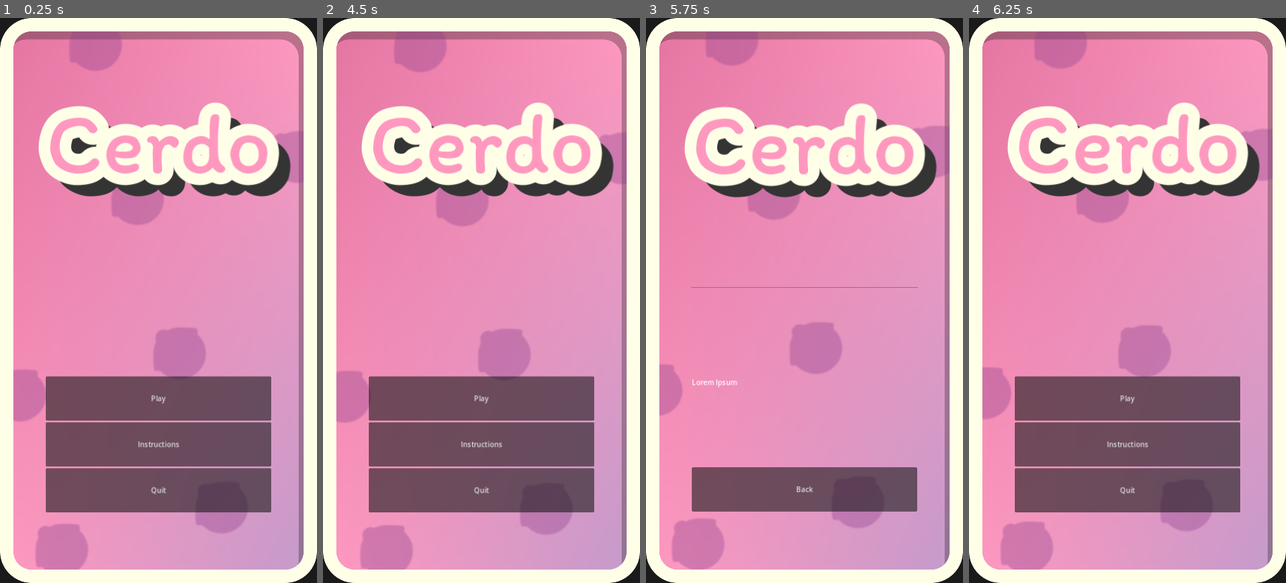
Above: before the commit, frames 1-4 (left to right).
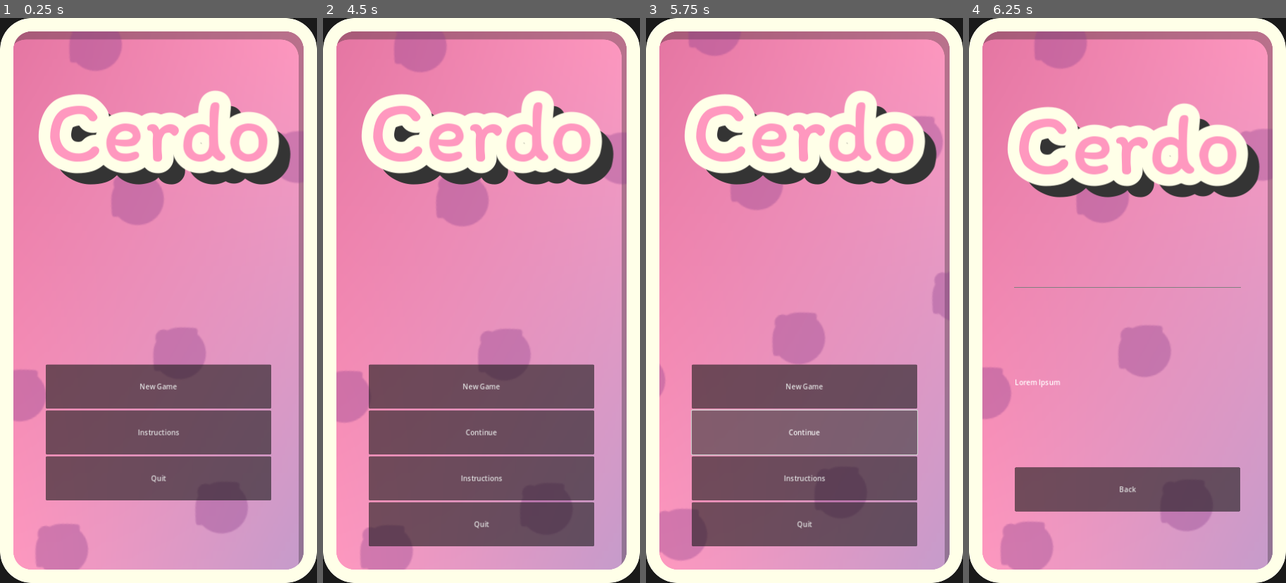
Above: after the commit, the same moments.

Repository: Ghigog/Cerdo
Game: Godot game, scene res://Scenes/app.tscn
Two runs of this game, one before a commit and one after it. Both use one fixed random seed, a clock stepped at 60 frames per second and the inputs below.
Inputs (mouse positions are in pixels of both pictures, inside the frame that each line leads up to):
- Up to frame 1 (0.25 s): no input
- Up to frame 2 (4.5 s): click "Play" (after the commit: "New Game") at 0.5 s; click "Return to Menu" at 1.25 s; click "Play" (after the commit: "New Game") at 2 s; click "Play" at 2.75 s; click "HOLD!" at 3.5 s; click "< Return To Menu" at 4.25 s
- Up to frame 3 (5.75 s): click (804, 430) at 5 s, where only the run after the commit has a clickable "Continue"
- Up to frame 4 (6.25 s): click (1127, 486) at 5.75 s, where only the run before the commit has a clickable "Back"

The runs differ from the first frame. In frame 1, 13% of the frame differs, in the area x 12-92%, y 12-88%; in frame 2, 16%; in frame 3, 30%, in the area x 4-95%, y 3-98%; in frame 4, 13%.

Commit message:
WIP continue button

Diff:
--- a/Scenes/app.tscn
+++ b/Scenes/app.tscn
@@ -30,9 +30,9 @@
 
 [node name="VBoxContainer" type="VBoxContainer" parent="CanvasLayer"]
 offset_left = 104.0
-offset_top = 162.0
+offset_top = 135.0
 offset_right = 616.0
-offset_bottom = 1118.0
+offset_bottom = 1195.0
 
 [node name="Title" type="Label" parent="CanvasLayer/VBoxContainer"]
 layout_mode = 2
@@ -45,10 +45,16 @@
 custom_minimum_size = Vector2(0, 400)
 layout_mode = 2
 
-[node name="PlayButton" type="Button" parent="CanvasLayer/VBoxContainer"]
+[node name="NewGameButton" type="Button" parent="CanvasLayer/VBoxContainer"]
 custom_minimum_size = Vector2(0, 100)
 layout_mode = 2
-text = "Play"
+text = "New Game"
+
+[node name="ContinueButton" type="Button" parent="CanvasLayer/VBoxContainer"]
+visible = false
+custom_minimum_size = Vector2(0, 100)
+layout_mode = 2
+text = "Continue"
 
 [node name="InstructionsButton" type="Button" parent="CanvasLayer/VBoxContainer"]
 custom_minimum_size = Vector2(0, 100)
@@ -61,6 +67,6 @@
 text = "Quit
 "
 
-[connection signal="pressed" from="CanvasLayer/VBoxContainer/PlayButton" to="." method="_on_play_button_pressed"]
+[connection signal="pressed" from="CanvasLayer/VBoxContainer/NewGameButton" to="." method="_on_play_button_pressed"]
 [connection signal="pressed" from="CanvasLayer/VBoxContainer/InstructionsButton" to="." method="_on_instructions_button_pressed"]
 [connection signal="pressed" from="CanvasLayer/VBoxContainer/QuitButton" to="." method="_on_quit_button_pressed"]
--- a/Scripts/app.gd
+++ b/Scripts/app.gd
@@ -1,8 +1,11 @@
 extends Control
+
+@onready var continue_button = $CanvasLayer/VBoxContainer/ContinueButton
 
 # Called when the node enters the scene tree for the first time.
 func _ready():
 	Global.load_variables()
+	continue_button.visible = Global.is_game_active
 
 
 # Called every frame. 'delta' is the elapsed time since the previous frame.
--- a/Scripts/global.gd
+++ b/Scripts/global.gd
@@ -13,6 +13,8 @@
 var second_player = 0
 var cpu_personality = 0
 
+var is_game_active: bool = false
+
 func quit_game():
 	get_tree().quit()
 
@@ -25,13 +27,15 @@
 			0,
 			0
 		],
-		"Turn" : 0
+		"Turn" : 0,
+		"IsGameActive": false,
 	}
 
 func generate_save_dict():
 	return {
 		"PlayerScores" : player_scores,
-		"Turn" : turn
+		"Turn" : turn,
+		"IsGameActive" : is_game_active,
 	}
 
 func save_game():
@@ -59,5 +63,6 @@
 
 func load_variables():
 	var loaded_vars = load_game()
-	player_scores = loaded_vars["PlayerScores"]
-	turn = loaded_vars["Turn"]
+	player_scores = loaded_vars.get("PlayerScores", [0, 0])
+	turn = loaded_vars.get("Turn", 0)
+	is_game_active = loaded_vars.get("IsGameActive", false)
--- a/Scripts/main.gd
+++ b/Scripts/main.gd
@@ -30,6 +30,7 @@
 
 # Called when the node enters the scene tree for the first time.
 func _ready():
+	Global.is_game_active = true
 	render_scores()
 	refresh_turn()
 	random.randomize()
@@ -59,13 +60,21 @@
 	Global.player_scores[Global.turn] += current_score
 	render_scores()
 	refresh_turn()
-	if Global.player_scores[Global.turn] >= 100:
-		Global.last_winner = Global.turn
-		for score in len(Global.player_scores):
-			Global.player_scores[score] = 0
-		get_tree().change_scene_to_file("res://Scenes/end_screen.tscn")
+	if _is_game_finished():
+		_end_current_game()
 	_swap_players()
 	Global.save_game()
+
+func _end_current_game():
+	Global.is_game_active = false
+	Global.last_winner = Global.turn
+	for score in len(Global.player_scores):
+		Global.player_scores[score] = 0
+	Global.save_game()
+	get_tree().change_scene_to_file("res://Scenes/end_screen.tscn")
+
+func _is_game_finished():
+	return Global.player_scores[Global.turn] >= 100
 
 func _swap_players():
 	Global.turn = 1 if Global.turn == 0 else 0
--- a/Scripts/options.gd
+++ b/Scripts/options.gd
@@ -23,7 +23,6 @@
 
 
 
-
 func _on_play_button_pressed():
 	get_tree().change_scene_to_file("res://Scenes/main.tscn")
 
